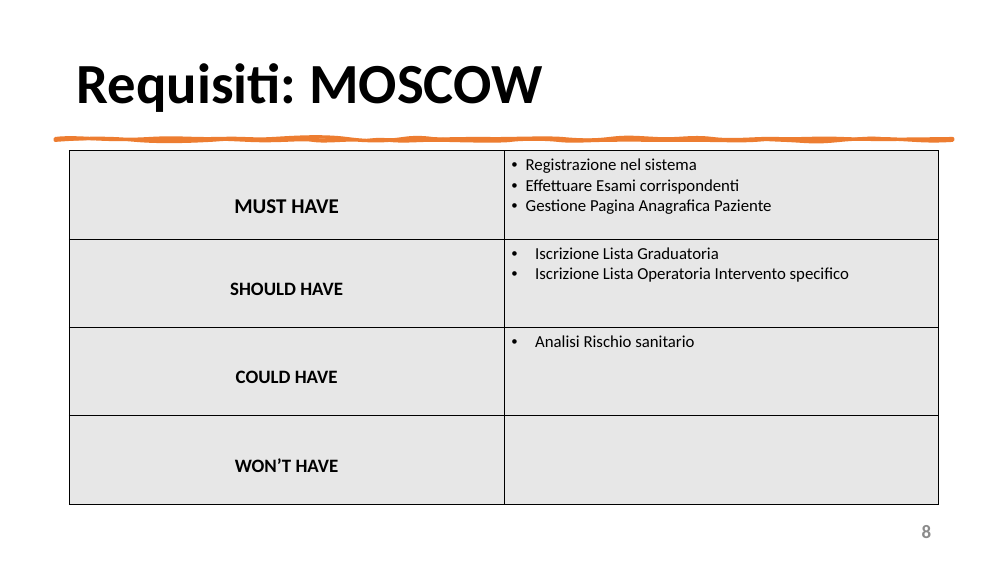
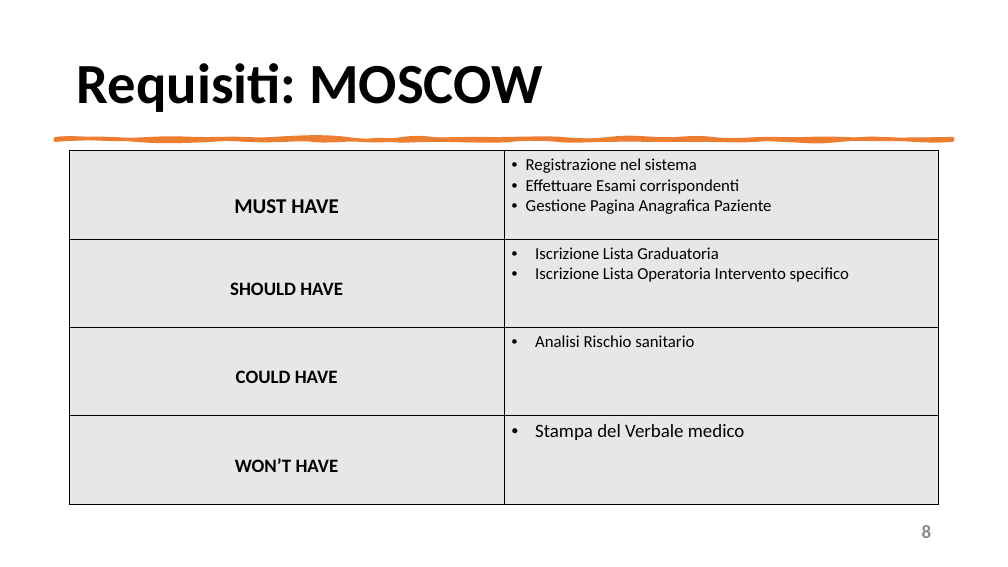
Before and after one commit to mangilimatteo/Progetto_Ingegneria_Software_Cattaneo_Mangili_Saini, a slide deck: slide 8 of Presentazione_Progetto.pptx. Drawn at 1008x567 pixels with LibreOffice and Linux fonts; fonts in the diff are those of the drawing. Boxes give left, top, right and bottom in pixels: in the first picture for what was removed or moved away, otherwise in the second. Text is boxed around its words. In the diff, an @@ line names an element or a change of style, - is before the commit and + after.

```diff
--- a/Presentazione_Progetto.pptx
+++ b/Presentazione_Progetto.pptx
@@ table at [70,151,939,504] @@
-row 4, column 2: 
+row 4, column 2: Stampa del Verbale medico
```
Also in this commit, not shown: 2 other slides changed, 3 slides added.
